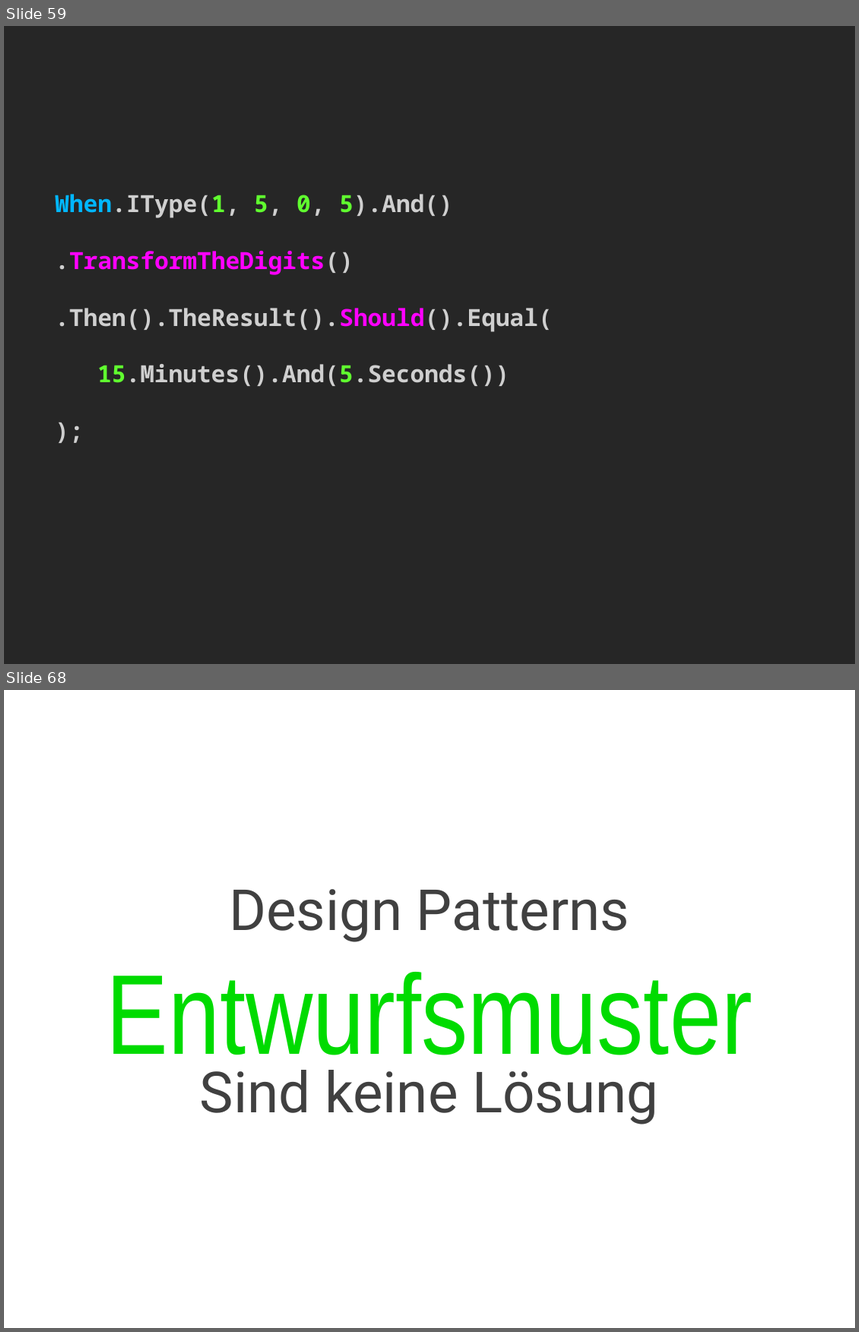
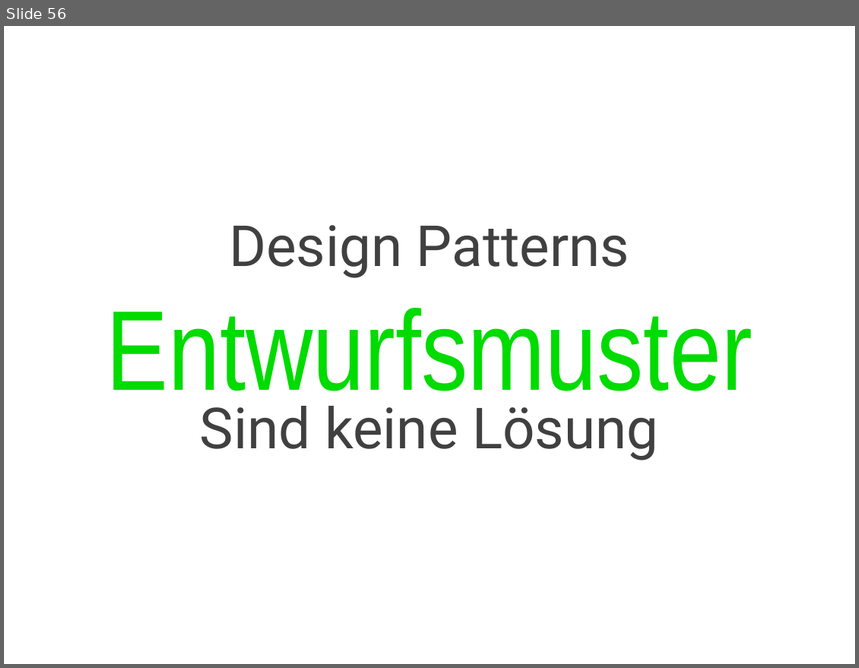
Before and after one commit to cessor/empathiccode, a slide deck: WeaselWords-DotnetDevCon.pptx. Shown one above the other, each under a label of ours: slides 59 and 68 before the commit, slide 56 after it; the slides between them are not shown. The pictures are 859x1332 and 859x668 pixels, drawn with LibreOffice and Linux fonts; fonts in the diff are those of the drawing. Boxes give left, top, right and bottom in pixels: in the first picture for what was removed or moved away, otherwise in the second. Text is boxed around its words. In the diff, an @@ line names an element or a change of style, - is before the commit and + after.

```diff
--- a/WeaselWords-DotnetDevCon.pptx
+++ b/WeaselWords-DotnetDevCon.pptx
@@ slide 59 removed at <box>4,26,855,664</box>, background #FFFFFF @@
@@ title removed at <box>4,26,855,664</box> @@
-When.IType(1, 5, 0, 5).And()
-.TransformTheDigits()
-.Then().TheResult().Should().Equal(
-15.Minutes().And(5.Seconds())
-);
@@ what was slide 68 is now slide 56 @@
```
Also in this commit, not shown: 1 slide changed, 51 slides added, 67 other slides removed, 1 other file.
